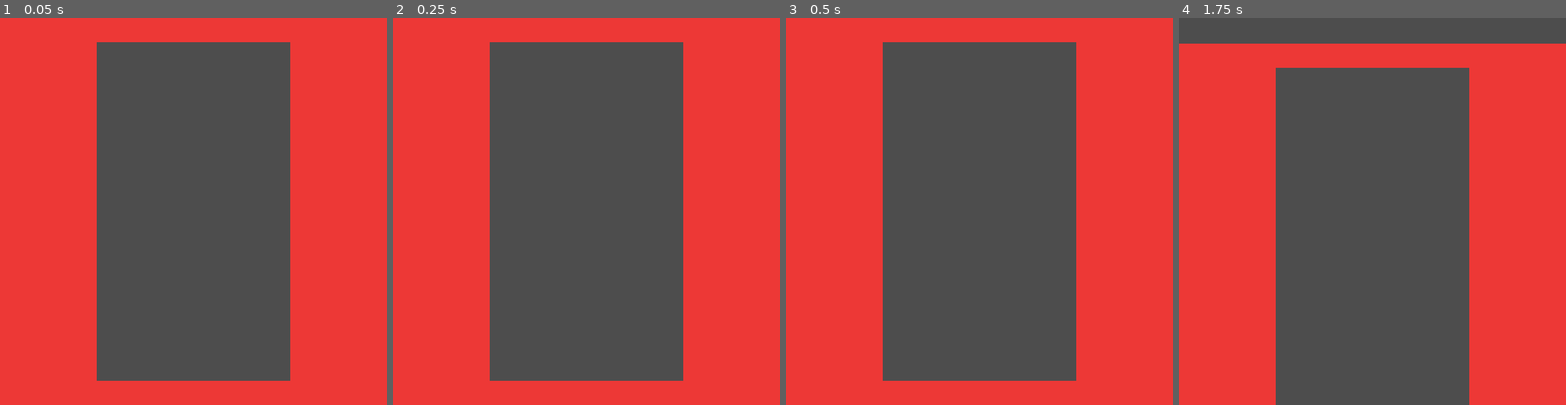
Above: before the commit, frames 1-4 (left to right).
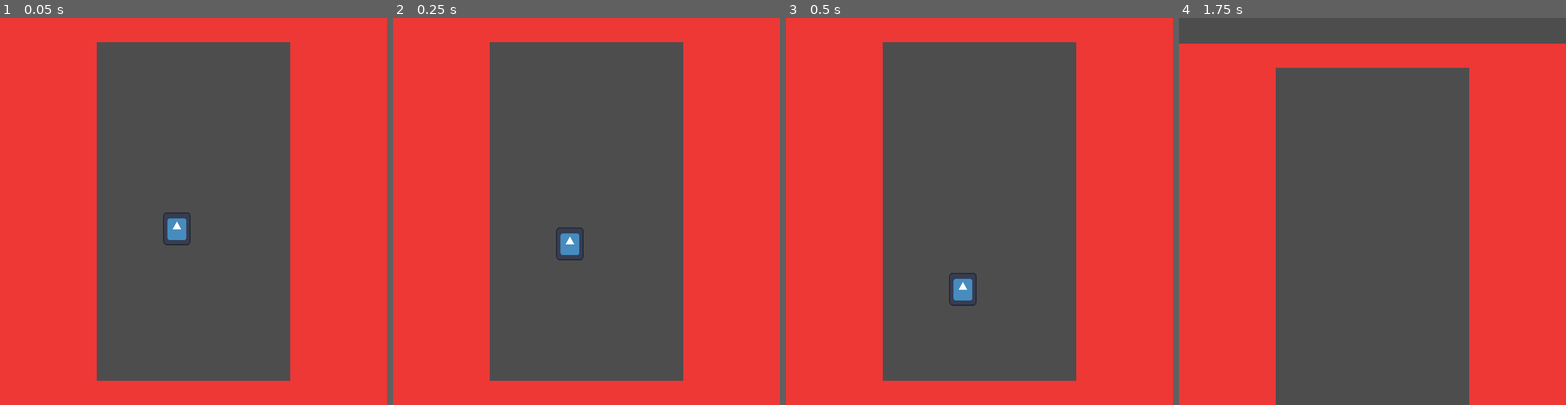
Above: after the commit, the same moments.

Repository: nugamestudioclub/GGJ_Scroller
Game: Godot game, scene res://node_2d.tscn
Two runs of this game, one before a commit and one after it. Both use one fixed random seed, a clock stepped at 60 frames per second and the inputs below. The engine's default icon, where the game draws it, is replaced by a stand-in: a white triangle on a blue panel in a dark square.
Inputs:
- Up to frame 1 (0.05 s): no input
- Up to frame 2 (0.25 s): no input
- Up to frame 3 (0.5 s): no input
- Up to frame 4 (1.75 s): hold Up (Up) 0.53-1.28 s; hold Right (Right) from 0.53 s (still down); tap Up (Up) at 1.35, 1.52 s

The runs differ from the first frame. In frame 1, 0.4% of the frame differs, in the area x 42-50%, y 50-59%; in frame 2, 0.4%, in the area x 42-50%, y 54-63%; in frame 3, 0.4%; in frame 4, nothing differs.

Commit message:
Expanding Platformer Nodes

Diff:
--- /dev/null
+++ b/Platformer.gd
@@ -0,0 +1,28 @@
+extends CharacterBody2D
+
+
+const SPEED = 300.0
+const JUMP_VELOCITY = -400.0
+
+# Get the gravity from the project settings to be synced with RigidBody nodes.
+var gravity = ProjectSettings.get_setting("physics/2d/default_gravity")
+
+
+func _physics_process(delta):
+	# Add the gravity.
+	if not is_on_floor():
+		velocity.y += gravity * delta
+
+	# Handle jump.
+	if Input.is_action_just_pressed("Up") and is_on_floor():
+		velocity.y = JUMP_VELOCITY
+
+	# Get the input direction and handle the movement/deceleration.
+	# As good practice, you should replace UI actions with custom gameplay actions.
+	var direction = Input.get_axis("Left", "Right")
+	if direction:
+		velocity.x = direction * SPEED
+	else:
+		velocity.x = move_toward(velocity.x, 0, SPEED)
+
+	move_and_slide()
--- a/node_2d.tscn
+++ b/node_2d.tscn
@@ -1,7 +1,16 @@
-[gd_scene load_steps=3 format=3 uid="uid://w0i2lickyadg"]
+[gd_scene load_steps=7 format=3 uid="uid://w0i2lickyadg"]
 
 [ext_resource type="Texture2D" uid="uid://busgkyi2e2h1s" path="res://PhoneOutline.png" id="1_dfiyt"]
+[ext_resource type="Texture2D" uid="uid://dkshqrs1mppjv" path="res://icon.svg" id="1_kiffw"]
 [ext_resource type="Script" path="res://script1.gd" id="2_kiy3f"]
+[ext_resource type="Script" path="res://Platformer.gd" id="3_66ieb"]
+
+[sub_resource type="CapsuleShape2D" id="CapsuleShape2D_sqcpe"]
+radius = 29.0
+height = 66.0
+
+[sub_resource type="RectangleShape2D" id="RectangleShape2D_wkyvq"]
+size = Vector2(401, 98.5)
 
 [node name="Node2D" type="Node2D"]
 
@@ -13,6 +22,27 @@
 [node name="Platformer" type="Node2D" parent="."]
 position = Vector2(267, 363)
 
+[node name="CharacterBody2D" type="CharacterBody2D" parent="Platformer"]
+position = Vector2(58, 89)
+script = ExtResource("3_66ieb")
+
+[node name="Sprite2D" type="Sprite2D" parent="Platformer/CharacterBody2D"]
+position = Vector2(40.75, -18)
+scale = Vector2(0.441406, 0.53125)
+texture = ExtResource("1_kiffw")
+
+[node name="CollisionShape2D" type="CollisionShape2D" parent="Platformer/CharacterBody2D"]
+position = Vector2(41, -18)
+shape = SubResource("CapsuleShape2D_sqcpe")
+
+[node name="Maps" type="Node2D" parent="Platformer"]
+
+[node name="Map1" type="Area2D" parent="Platformer/Maps"]
+
+[node name="CollisionShape2D" type="CollisionShape2D" parent="Platformer/Maps/Map1"]
+position = Vector2(132.5, 336.25)
+shape = SubResource("RectangleShape2D_wkyvq")
+
 [node name="Street Fight" type="Node2D" parent="."]
 position = Vector2(267, 363)
 
--- a/project.godot
+++ b/project.godot
@@ -17,8 +17,10 @@
 
 [display]
 
-window/size/viewport_width=800
-window/size/viewport_height=800
+window/size/viewport_width=1600
+window/size/viewport_height=1600
+window/stretch/mode="viewport"
+window/stretch/scale=2.0
 
 [input]
 
